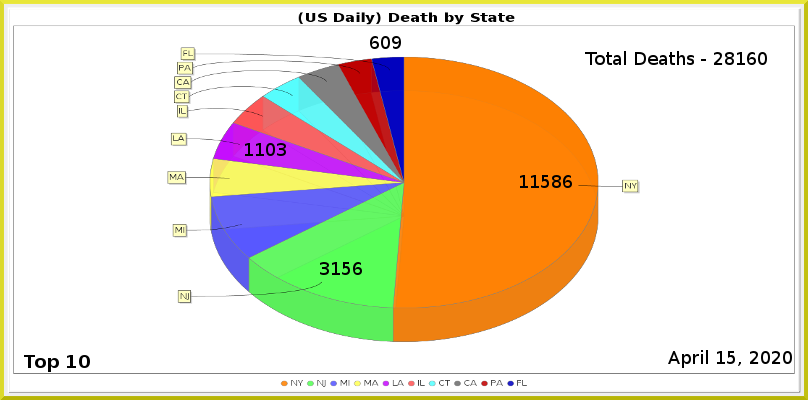
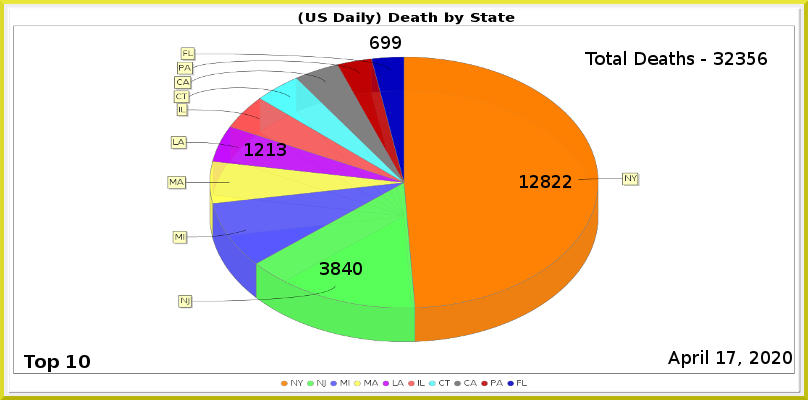
Layers edited between the first and the second 808x400 image:
painted on "Least" over [381, 36, 390, 49]
painted on "LA" over [255, 143, 275, 156]
painted on "NJ" over [331, 262, 362, 275]
painted on "NY" over [530, 175, 572, 188]
renamed "Total Deaths - 28160" to "Total Deaths - 32356", painted on it over [714, 52, 767, 65]
painted on "Current Date" over [727, 351, 735, 364]
painted on "Death_by_State.png" over [167, 48, 640, 342]
